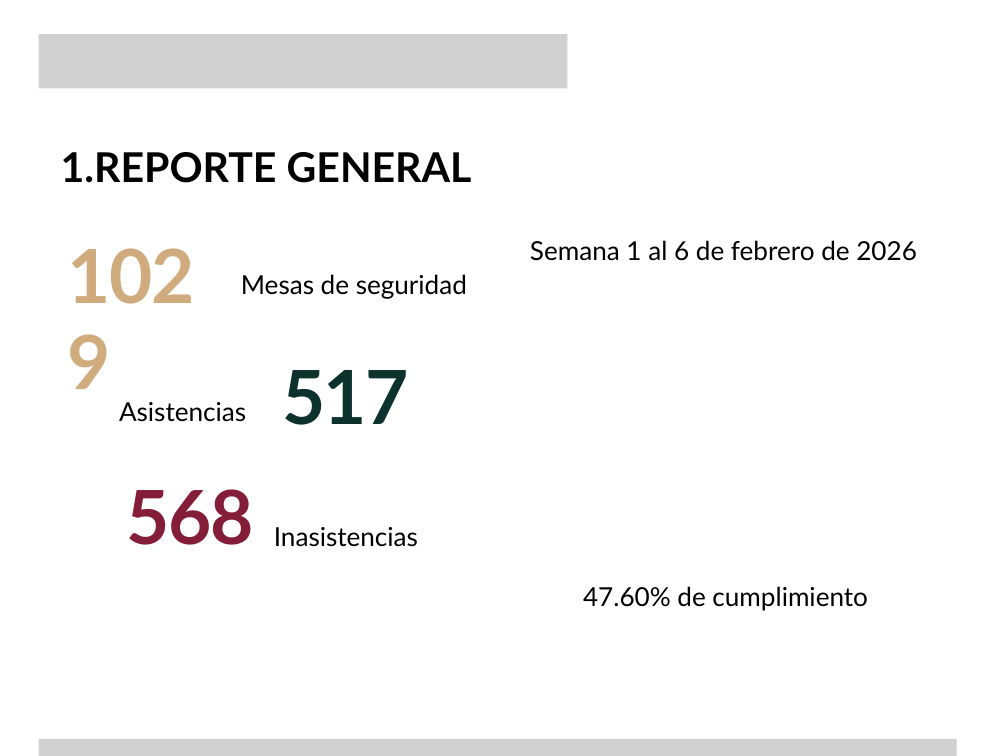
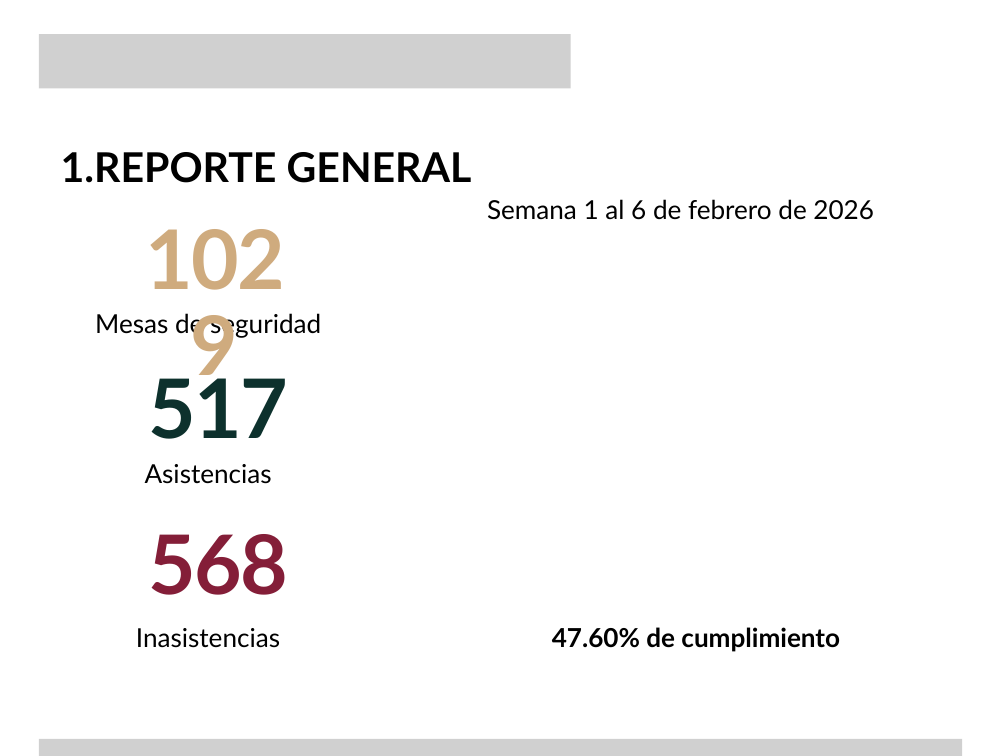
Before and after one commit to KevinRolcer/dgdg, a slide deck: slide 3 of storage/templates/Dgdg Mesas de paz.pptx. Drawn at 1008x756 pixels with LibreOffice and Linux fonts; fonts in the diff are those of the drawing; grey boxes stand for pictures; background and template pictures are left out. Boxes give left, top, right and bottom in pixels: in the first picture for what was removed or moved away, otherwise in the second. Text is boxed around its words. In the diff, an @@ line names an element or a change of style, - is before the commit and + after.

```diff
--- a/storage/templates/Dgdg Mesas de paz.pptx
+++ b/storage/templates/Dgdg Mesas de paz.pptx
@@ picture moved from (x1=38, y1=34, x2=567, y2=89) to (x1=39, y1=34, x2=571, y2=89) @@
@@ text "Semana 1 al 6 de ..." moved from (x1=530, y1=240, x2=917, y2=261) to (x1=487, y1=199, x2=874, y2=220) @@
@@ text "1029" moved from (x1=67, y1=232, x2=226, y2=319) to (x1=125, y1=220, x2=304, y2=307) @@
@@ text "Mesas de seguridad" moved from (x1=241, y1=274, x2=467, y2=299) to (x1=95, y1=313, x2=321, y2=338) @@
@@ size 80 to 88 pt; alignment left to centre in 3 elements at (x1=125, y1=220, x2=304, y2=307), (x1=148, y1=534, x2=288, y2=595), (x1=148, y1=367, x2=288, y2=439) @@
@@ text "517" moved from (x1=282, y1=370, x2=409, y2=425) to (x1=148, y1=367, x2=288, y2=439) @@
@@ text "Asistencias" moved from (x1=119, y1=402, x2=246, y2=422) to (x1=145, y1=464, x2=272, y2=484) @@
@@ text "568" moved from (x1=127, y1=489, x2=254, y2=545) to (x1=148, y1=534, x2=288, y2=595) @@
@@ text "Inasistencias" moved from (x1=274, y1=527, x2=418, y2=547) to (x1=136, y1=628, x2=280, y2=648) @@
@@ text "47.60% de cumplimiento" moved from (x1=583, y1=586, x2=868, y2=611) to (x1=552, y1=627, x2=840, y2=652) @@
@@ text "47.60% de cumplimiento" at (x1=552, y1=627, x2=840, y2=652): bold on @@
@@ picture resized from (x1=38, y1=739, x2=956, y2=756) to (x1=39, y1=739, x2=962, y2=756) @@
```
Also in this commit, not shown: 1 other slide changed, 31 other files.
